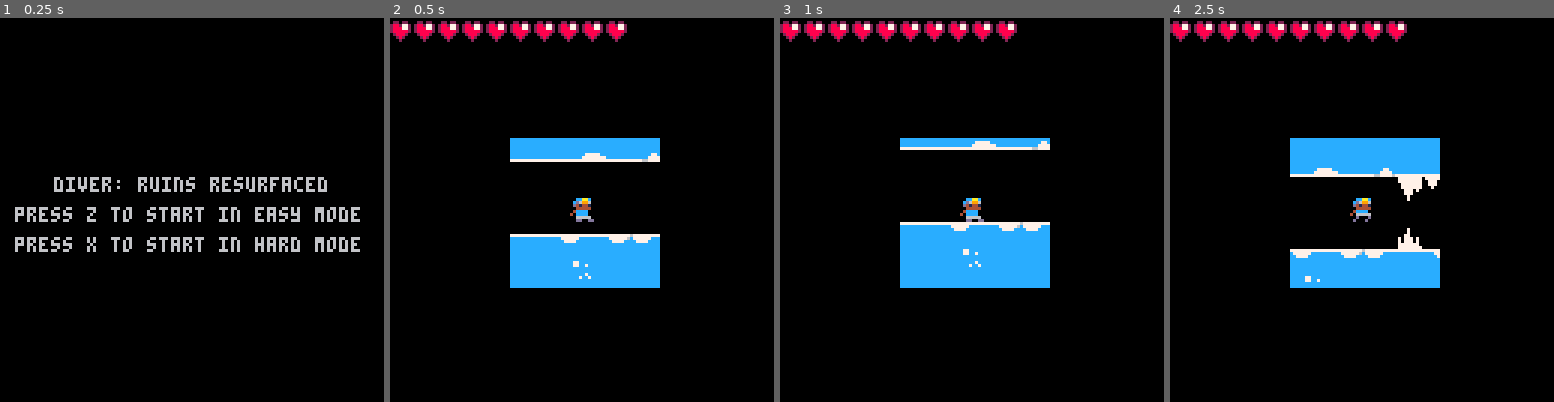
Above: before the commit, frames 1-4 (left to right).
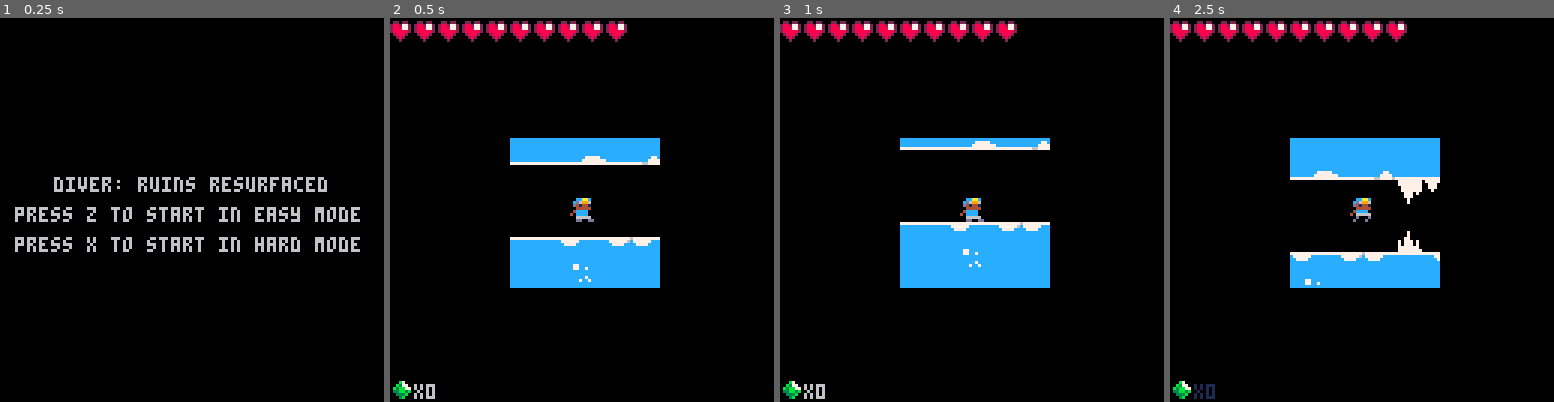
Above: after the commit, the same moments.

Repository: kygetta/Diver
Game: PICO-8 cartridge demo_2.p8
Two runs of this game, one before a commit and one after it. Both use one fixed random seed, a clock stepped at 60 frames per second and the inputs below.
Inputs:
- Up to frame 1 (0.25 s): no input
- Up to frame 2 (0.5 s): tap X (X key) at 0.33 s
- Up to frame 3 (1 s): tap O (Z key) at 0.7 s
- Up to frame 4 (2.5 s): tap X (X key) at 1.07, 1.85 s; hold Right 1.6-2.1 s; tap O (Z key) at 1.7, 2.1 s; hold Up 2.15-2.42 s; hold Right from 2.47 s (still down)

Frame 1 is identical in both runs. In frame 2, 1.6% of the frame differs, in the area x 0-71%, y 35-100%; in frame 3, 0.3%; in frame 4, 1.5%.

Commit message:
Add files via upload
adjusted jump, added UI, and altered the map

Diff:
--- a/demo_2.p8
+++ b/demo_2.p8
@@ -7,6 +7,7 @@
 jumping = false --boolean for jumping
 j = 0 --timer for jump cooldown
 g = 0 --timer for gravity accl.
+max_g=15 -- max gravity accl.
 f=false --boolean for sprite flip
 a=false --boolean for animation
 p={}   --the player table
@@ -73,11 +74,11 @@
 -----> menu init
 scene ="menu" --starting game state (main menu)
 
-grn_gem=0 -- green gem count
-red_gem=0 -- red gem count
+gem_count=0 -- green gem count
+
 
 -->8
---draw
+-- draw --
 
 ----------------------------------#kylie
 -- define off-screen coordinates
@@ -108,9 +109,8 @@
 -- draws the hearts on the
 -- top of the screen
 function draw_health()
-	hx=p.x-60  --init heart x
-	hy=p.y-60  --init heart y
-
+	local hx=p.x-60  --init heart x
+	local hy=p.y-60  --init heart y
 
 	for i=1,hp do
 		spr(9,hx,hy)
@@ -118,6 +118,17 @@
 	end -- end of for loop
 
 end --end of draw_health
+
+
+-- draws the gem count
+-- on the bottom of the screen
+function draw_gem_count()
+	local hx=p.x-60
+	local hy=p.y+60
+
+	spr(12,hx,hy) -- draws gem sprite
+	print("x"..gem_count,hx+8,hy+2)
+end -- end of d_g_c
 
 
 -->8
@@ -332,9 +343,12 @@
   	-- draw health ui
 	  draw_health()
 
-	  ------------------ims
+	  -- draw gem ui
+	  draw_gem_count()
+
 	  -- shadow mask
 	  shadow_mask()
+	  ------------------ims
 
 
 	  //draw map
@@ -372,17 +386,17 @@
 		 end
 
 			//print debugging info
-			print("x"..p.x)
-			print("y"..p.y)
-			print("rx"..rx)
-			print("by"..by)
+			--print("x"..p.x)
+			--print("y"..p.y)
+			--print("rx"..rx)
+			--print("by"..by)
 		  ----------------------------------$kylie
 
 	  	//print debugging info
-	  	print("x"..p.x)
-	  	print("y"..p.y)
-	  	print("rx"..rx)
-	  	print("by"..by)
+	  	--print("x"..p.x)
+	  	--print("y"..p.y)
+	  	--print("rx"..rx)
+	  	--print("by"..by)
 
 
 
@@ -533,8 +547,10 @@
  //gravity controls,
  //runs while the player is in the air and not jumping
  if((jumping == false) and (collision(p.x,by+1,3)==false) and (collision(rx,by+1,3)==false)) then
-		//increment gravity timer
-		g+=1
+		if g < max_g then
+			//increment gravity timer
+			g+=0.75
+		end
 		--move player
 		if ((collision(p.x,by+g*(5/12),3)==false) and (collision(rx,by+g*(5/12),3)==false)) then
 			p.y=p.y+g*(5/12)
@@ -775,6 +791,8 @@
 1111110011111100001111110011111111111100000000000000000000000000000000007cccccc77cccccc77cccccc700000000000000000000000000000000
 1111110011111100001111110011111111111100000000000000000000000000000000007cccccc77cccccc77cccccc700000000000000000000000000000000
 111111001111110000111111011111111111111000000000000000000000000000000000077777707cccccc77cccccc700000000000000000000000000000000
+00000000000000000000000000000000000000000000000000000000000000000000000000000000000000000000000000000000000000000000000000000000
+1414d4d4d4d4d4140000000000000000000000000000000000000000000000000000000000000000000000000000000000000000000000000000000000000000
 
 
 
@@ -918,31 +936,32 @@
 41415e455e5e5e5e44465e455e5e5e5600000000000000007271000000000000004a4141415600000066684a414141414141414141414141414141414152650000000000000000000000006e6d6e0073740000000000000000000000000000000000000000000000000000007a0000000000000073746c7374000000004a4141
 41530000660000000000000068696a00000000000000000073740000000000006d787675770000000000004a41424141414142414141414141414141415262000057595c5f58594d4d4d4f504e4d4d4d4d4d4d4f4e4d51650000000000000058595d0000000000000000000079000000004c4d4d4d4d4d4d5100000000494141
 41540000000000000000000000000000000000000000004c4d4d510000004c4d4d4f504e516500000000004a43414141414141414341414141414141415261000000000000000047414141415e5e5e45455e5e414141526300005859595c0000000000585c005f0060000000000000004c414142414141415200000000484141
-41550c6c00000000000000006e000000000000000000004a4141520000004a414143414152630000000000475e5e5e5e5e5e5e455e4446455e4142414152610000000000000000654a415e56000066666b00004742415262000000000000000000000000000000000000000000006c6d4a41414142414141520b0b00004b4141
+41550c6c00000000000000006e000000000000000000004a4141520000004a414143414152630000000000475e5e5e5e5e5e5e455e4446455e4142414152610000000000000000654a415e56000066660000004742415262000000000000000000000000000000000000000000006c6d4a41414142414141520b0b00004b4141
 41414d515f4c4d4f4e4f504e4d51000000000000004c4d41414341515f4c41414141414152610000000000006b6a69000000000000000000004741414152620000000000000000634a52650000000000000000004741526100000000000058595d00000000000000000000005859595941415e5e5e5e41415e595c0000474141
 414142414d414141424141414141510000000000004a4141414141414d414141414141415262000000000000000000000000000000000000000047414152640000000000000000634a5262000000000000000000654a52610000000000000000000000000000000000000000000000004a52000000004a520000000000654a41
 5f41414143414141414141414141414d4f504e4d4d414142414141414141414141414142526400006c6d000058595c00006d6e6d00000000000000475e5e595d5f5759595c0000614a526300000000000c000000624a52620000000000000000007b00000000000000000000000000004a520000000047560000000000624a41
 414141414141414141415f41414341414141414141414141414141414141414141414141414d4f504e4d5100000000004c4d4f504e510000000000696f706b6700000000000000624a5263000000000000000000634a52640000000000000000005f0058595d000000000000000000004a520c00000000000000000000614a41
-414141414141414241414141414141414141414141414141414141414141414141414141414141414141520a0a0b0b0a4a42414141415100000000007271000000000000000000644a526200000a0a0a0a0a0000614a414d4d51000000000000006600000000007b00000000000000004a414d4d4d4d4d650000000000624941
-414141414141414141000000000000000000000000000000000000000000004241414141414141414141414d4d4d4d4d4141414141434151000000007271000000000000004c4d4d4152620000585959595c0000624a42414352000000000000000000000000007a6c6d6c000000000c4a414141414141610000000000634841
-4141414100000000004141414141414141414141414141414141414141410000004141414141414141414141414141414141414141414141510000007374000000006c6d004a4141415264000000474156000000644a414141414d4d4d4d4d4d4d4d4d4d4d4d4d414d4d4d4d4d4d4d4d414141414141416100000a0a0b644b41
-4141410000414141414141414141414141414141414141414141414141414141000000004141414141414141414141414141414141414141414f5050504e4d4d4d4d4d4d4d41414141415c000000657a650000584d414143414141414141414141414141414141414142415e4141414141414141414141620000585a594d4141
-41414100414141414141414141414141414141414141414141414141414141414141410000000000000000004141414141414141414141414141414141414141414141414141415e5e5600000000617a610000004741414141414141414141424141415e41414141414152604a41414141414141414141630000006900494141
-414100004141414141414141414141414141414141414141414141414141414141414141414141414141414100000000414141414141414141414141414141414141414141415600000000000000617a620000000047414341414241414141414141525f4a4141414141414d41415e5e5e454446455e56640000000000484141
-414100414141414141414141414141414141414141414141414141414141414141414141414141414141414141414100000000000000004141414141414141414141000000000000000000000000627a620000000000475e5e5e5e5e5e454544465e5e595e5e5e4141414141415600000069696600006600000000000d4b4141
-414100414141414141414141414141414141414141414141414141414141414141414141414141414141414141414141414141410000000000000000000000000000000000000000000000000000647a646d6d00000000000000000000000000000000006767004a41414141525f0000000000000000000000004c4d4d414141
-4141004141414141414141414141414141414141414141414141414141414141414141414141414141414141414141000041410000000000000000000000000000000000000000000000574f504e4d414d4f4e51000000000000000000000000000000000000004a41414141415d00000000000000000000004c414141414241
-4141004141414141414141414141414141414141414141414141414141414141414141414141414141414141414100000000000000000000000000000000000000000000000000000000004941414141424141414d5100000000000000000000000000000000007875757576770000000000000000000000004a414141414141
-4141004141414141414141414141414141414141414141414141414141414141414141414141414141414141000000000000000000000000000000000000000000000000000000000000004b414241424141414141414d4d510a0a0b7b0a0a7b0a0a7b0a0a4c4d4d4d4d4d4d4d4d510a0a0b7b0b0b7b0a0b4c4141415f4a4141
-41410041414141414141414141414141414141414141414141414141414141414141414141414141414141414141414100000000000000000000000000000000000000000000000a0b0b0a4a414141414141414141414341414d4d4d414d4d414d4d414d4d414141414141414141414d4d4d414d4d414d4d414141414d414141
-4141004141414141414141414141414141414141414141414141414141414141414141414141414141414141414141414141414141414141410000000000000000000000000000414141414141414141414141414141414141414141414141414141414142414141414141414341414141414141414141414141414143414141
-4141004141414141414141414141414141414141414141414141414141414141414141414141414141414141414141414141414141414141414141414141414141414141414141414141414141414141414141414141414141424141414141414141414141414141414141414141414141414141414141414141434141414141
-4141414141414141414141414141414141414141414141414141414141414141414141414141414141414141414141414141414141414141414141414141414141414141414141414141414141414141414141414141414141414141414141414141414141414141414141414141414141414141414141414141414141414141
-4141414141414141414141414141414141414141414141414141414141414141414141414141414141414141414141414141414141414141414141414141414141414141414141414141414141414141414141414141414141414141414141414141414141414141414141414141414141414141414141414141414141414141
-4141414141414141414141414141414141414141414141414141414141414141414141414141414141414141414141414141414141414141414141414141414141414141414141414141414141414141414141414141414141414141414141414141414141414141414141414141414141414141414141414141414141414141
-…(6 lines of a section not shown)…
+414141414141414241414141414141414141414141414141414141414141414141414141414141414141520a0a0b0b0a4a42414141415100000000007271000000000000000000644a52620000000a0a0a000000614a414d4d51000000000000006600000000007b00000000000000004a414d4d4d4d4d650000000000624941
+414141414141414141000000000000000000000000000000000000000000004241414141414141424141414d4d4d4d4d4141414141434151000000007271000000000000004c4d4d4152620000585959595c0000624a42414352000000000000000000000000007a6c6d6c000000000c4a414141414141610000000000634841
+4141414100000000004141414141414141414141414141414141414141410000004141414141414141414141414141414141414141414141510000007374000000006c6d004a4141425264000000474156000000644a414141414d4d4d4d4d4d4d4d4d4d4d4d4d414d4d4d4d4d4d4d4d414141414141416100000a0a0b644b41
+414141000041414141414141414141414141414141414141414141414141414100000000474544465e5e5e5e5e5e5e5e4141414141414141414f5050504e4d4d4d4d4d4d4d414241415e5c000000657a650000584d414143414141414141414141414141414141414142415e4141414141414141414141620000585a594d4141
+4141410041414141414141414141414141414141414141414141414141414141414151000000000000000000000000004a414141414141414141414141415e5e5e5e5e5e4141415e560000000000617a610000004741414141414141414141424141415e41414141414152604a41414141414141414141630000006900494141
+41410000414141414141414141414141414141414141414141414141414141414141414d4d4d4f504e4d4d51000000004a41415e4544464141415e5e5e5600005f000000475e5600000000000000617a620000000047414341414241414141414141525f4a4141414141414d41415e5e5e454446455e56640000000000484141
+41410041414141414141414141414141414141414141414141414141414141414141414141414141414141414d4d510078767700000000475e560000000000000000000065000000000000000000627a620000000000475e5e5e5e5e5e454544465e5e595e5e5e4141414141415600000069696600006600000000000d4b4141
+414100414141414141414141414141414141414141414141414141414141414141414141424141414141414143414159594d4d5c000000006b660000000000000000000062000000000000000000647a646d6d00000000000000000000000000000000006767004a41414141525f0000000000000000000000004c4d4d414141
+4141004141414141414141414141414141414141414141414141414141414141414141414141414141414141414156000047560000006000000000000000000000000000630000000000574f504e4d414d4f4e51000000000000000000000000000000000000004a41414141415d00000000000000000000004c414141414241
+41410041414141414141414141414141414141414141414141414141414141414141414141414141414141415e5600000000000000000000000000000000000a0b0a0000630000000000004941414141424141414d5100000000000000000000000000000000007875757576770000000000000000000000004a414141414141
+41410041414141414141414141414141414141414141414141414141414141414141414141414141414141520c000000000000005f00000000000000000000585a5d0000610000000000004b414241424141414141414d4d510a0a0b7b0a0a7b0a0a7b0a0a4c4d4d4d4d4d4d4d4d510a0a0b7b0b0b7b0a0b4c4141415f4a4141
+41410041414141414141414141414141414141414141414141414141414141414141414141414141414141414d4d4d51006c6c00006d6d6000000000000000657a6500006200000a0b0b0a4a414141414141414141414341414d4d4d414d4d414d4d414d4d414141414141414141414d4d4d414d4d414d4d414141414d414141
+4141004141414141414141414141414141414141414141414141414141414141414141414141414141414141414241414d4f504e4f4e4d4d51000000000000627a610000640000654c4d4d4141414141414141414141414141414141414141414141414142414141414141414341414141414141414141414141414143414141
+4141004141414141414141414141414141414141414141414141414141414141414141414141414141414141414141414141414141414141414d5100000000647a610000000000624a41414141414141414141414141414141424141414141414141414141414141414141414141414141414141414141414141434141414141
+41414141414141414141414141414141414141414141414141414141414141414141414141414141414141414141414341414141414143414141414d4f504e4d52620000000000624a41414141414141414141414141414141414141414141414141414141414141414141414141414141414141414141414141414141414141
+4141414141414141414141414141414141414141414141414141414141414141414141414141414141414141414141414141414141414141414341414141414152630000000000634a41414141414141414141414141414141414141414141414141414141414141414141414141414141414141414141414141414141414141
+41414141414141414141414141414141414141414141414141414141414141414141414141414141414141414141414141414141414141414141414141434141526400005f0000644a41414141414141414141414141414141414141414141414141414141414141414141414141414141414141414141414141414141414141
+0000000000000000000000000000000000000000000000000000000000000000000000000000000000000000000000000000000000000000000000000000000041520a0a0b0a0b4c4100000000000000000000000000000000000000000000000000000000000000000000000000000000000000000000000000000000000000
+…(6 lines of a section not shown)…
